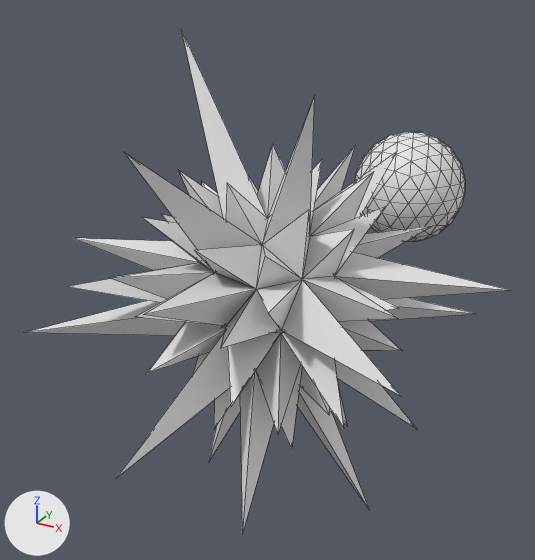
The FBX model Assets/ls-space-escape/Models/Effect.fbx: old version first, new version second.
One viewpoint serves both versions: a camera (50 mm lens) standing at (0.404, -0.743, 0.388) and looking at (-0.062, 0.103, -0.035). Lighting does not change. The marker at lower left points along +X, +Y and +Z. Mesh edges are drawn as thin lines. Where no turn or scale is listed for an object, it has been applied to the vertices.

The first picture shows 'Sphere', 'Spike'.
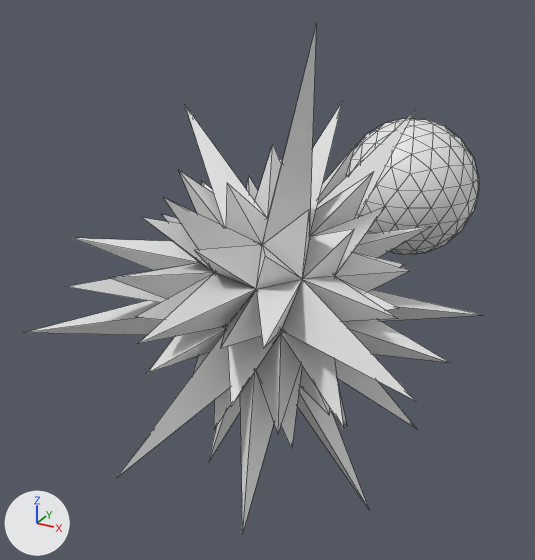
What changed in the scene script:
```text
Change me_sphere:
    where me_sphere.from_pydata(...)  # 162 vertices, 320 faces; spans x -0.1..0.1, y -0.1..0.1, z -0.1..0.1
    used by ob_sphere; location = (0.0, 0.525, 0.0)
    me_sphere part 1: the whole mesh is scaled about its middle by 1.23
Change me_spike:
    where me_spike.from_pydata(...)  # 132 vertices, 240 faces; spans x -0.271..0.272, y -0.275..0.221, z -0.306..0.306
    used by ob_spike; location = (0.0, -0.008, 0.0)
    me_spike part 2
    me_spike.vertices[26].co: (0.05, 0.041, 0.17) -> (0.05, 0.094, 0.228)  # pixel (322, 158) -> not seen
    me_spike.vertices[29].co: (0.093, 0.181, 0.154) -> (0.074, 0.303, 0.185)  # pixel (397, 150) -> pixel (415, 109)
    me_spike.vertices[40].co: (-0.063, -0.177, 0.212) -> (-0.063, -0.118, 0.149)  # pixel (123, 151) -> pixel (163, 197)
    me_spike.vertices[42].co: (0.075, -0.037, 0.256) -> (0.075, -0.037, 0.327)  # pixel (314, 95) -> pixel (316, 22)
    me_spike.vertices[60].co: (0.027, -0.275, 0.099) -> (0.056, -0.321, 0.099)  # pixel (143, 314) -> pixel (137, 344)
    me_spike.vertices[65].co: (0.082, -0.149, 0.059) -> (0.114, -0.216, 0.059)  # pixel (268, 313) -> pixel (263, 348)
    me_spike part 3
    me_spike.vertices[53].co: (0.272, 0.097, 0.028) -> (0.148, 0.097, 0.028)  # pixel (511, 290) -> pixel (409, 270)
    me_spike.vertices[114].co: (0.227, 0.145, -0.035) -> (0.235, 0.145, -0.035)
    me_spike.vertices[124].co: (0.174, 0.006, -0.035) -> (0.232, 0.006, -0.035)  # pixel (401, 350) -> pixel (450, 362)
    me_spike part 4
    me_spike.vertices[34].co: (-0.137, 0.035, 0.306) -> (-0.137, 0.035, 0.217)  # pixel (181, 28) -> pixel (184, 104)
    me_spike part 5
    me_spike.vertices[64].co: (0.236, -0.183, 0.028) -> (0.265, -0.238, 0.063)  # pixel (401, 396) -> pixel (416, 401)
```

Boxes [x1, y1, x2, y2] around the edits, measured in the pictures (535 x 560 px; the box of a moved part takes in the faces that stretch with it):
'Spike', reshaped (6% narrower): before [25, 29, 510, 534]; after [25, 23, 480, 534]
'Sphere', mesh rescaled (21% wider, 24% taller): before [355, 132, 465, 242]; after [346, 118, 479, 255]
part 2 of me_spike, moved or reshaped: before [124, 96, 398, 329]; after [138, 23, 415, 349]
part 3 of me_spike, moved or reshaped: before [335, 252, 510, 351]; after [335, 252, 480, 363]
part 4 of me_spike, moved or reshaped: before [181, 29, 268, 220]; after [185, 105, 268, 227]
part 5 of me_spike, moved or reshaped: before [281, 279, 401, 396]; after [281, 279, 416, 401]
